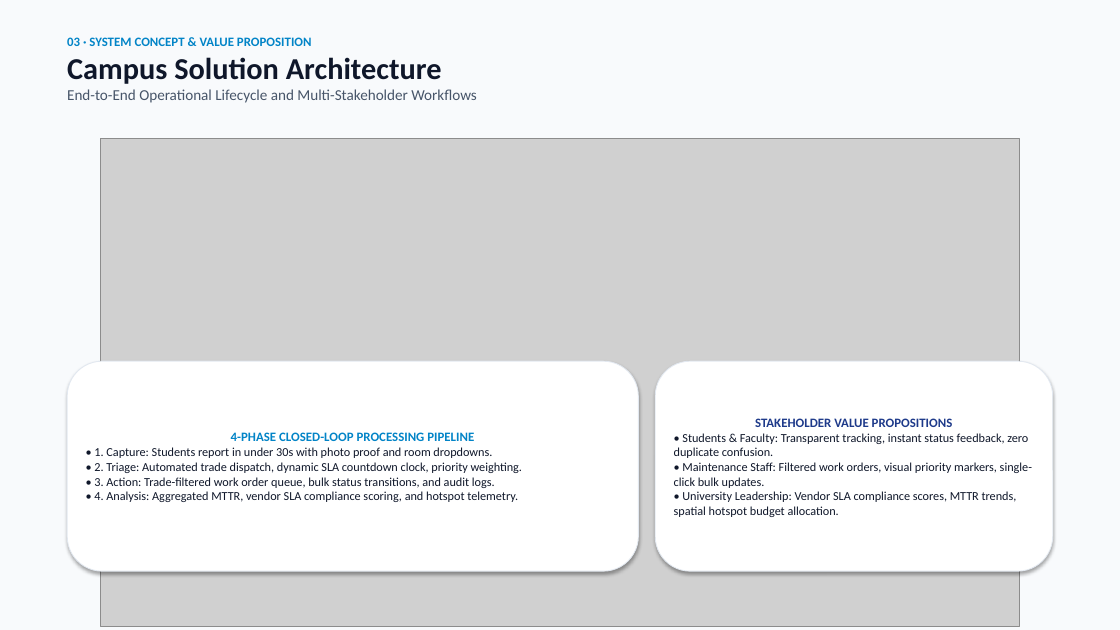
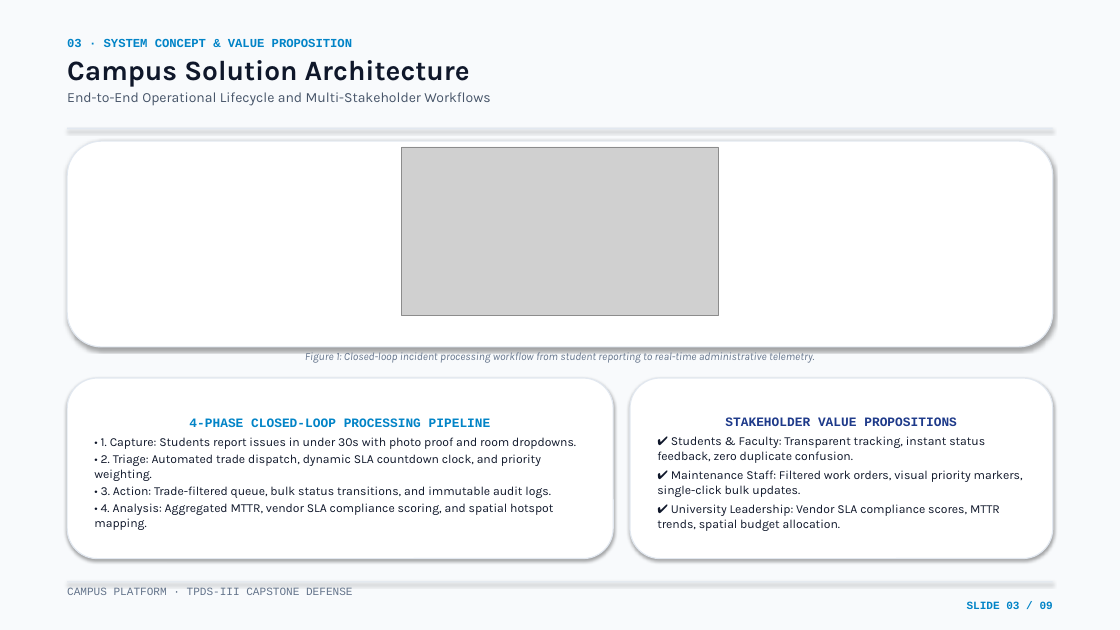
Before and after one commit to Eshan-Jogwar/tpds-3-final-semester-rpoject, a slide deck: slide 3 of presentation/Campus_Presentation_Editable.pptx. Drawn at 1120x630 pixels with LibreOffice and Linux fonts; fonts in the diff are those of the drawing; grey boxes stand for pictures. Boxes give left, top, right and bottom in pixels: in the first picture for what was removed or moved away, otherwise in the second. Text is boxed around its words. In the diff, an @@ line names an element or a change of style, - is before the commit and + after.

Commit message:
fix(presentation): generate native editable PowerPoint presentation with proper layout and remove floating deck controls

```diff
--- a/presentation/Campus_Presentation_Editable.pptx
+++ b/presentation/Campus_Presentation_Editable.pptx
@@ text "03 · SYSTEM CONCEPT & ..." at (67,39,490,106): size 11 to 10.5 pt, font Calibri to Courier New in "03 · SYSTEM CONCEPT & VALUE PROPOSITION"; size 26 to 24 pt in "Campus Solution Architecture"; font Calibri to Karla in "Campus Solution Architecture", "End-to-End Operational Lifecycle and Multi-Stakeholder Workf ..."; size 13 to 12 pt in "End-to-End Operational Lifecycle and Multi-Stakeholder Workf ..."; more space between paragraphs @@
@@ rectangle added at (67,128,1053,129), fill #E2E8F0 @@
@@ rounded rectangle added at (67,141,1053,347), fill #FFFFFF, outline #E2E8F0 1 pt @@
@@ picture: place and size @@
-picture at (101,139,1019,627)
+picture at (402,147,718,315)
@@ text added at (305,350,814,363), 9.5 pt, text #64748B, italic @@
+Figure 1: Closed-loop incident processing workflow from student reporting to real-time administrative telemetry.
@@ rounded rectangle "4-PHASE CLOSED-LOOP PROCESSING PIPELINE" at (67,378,613,559): outline #E2E8F0 0.75 pt to #E2E8F0 1 pt @@
@@ rounded rectangle "4-PHASE CLOSED-LOOP PROCESSING PIPELINE": place and size @@
-rounded rectangle "4-PHASE CLOSED-LOOP PROCESSING PIPELINE" at (67,361,639,571)
+rounded rectangle "4-PHASE CLOSED-LOOP PROCESSING PIPELINE" at (67,378,613,559)
@@ rounded rectangle "STAKEHOLDER VALUE PROPOSITIONS": place and size @@
-rounded rectangle "STAKEHOLDER VALUE PROPOSITIONS" at (655,361,1053,571)
+rounded rectangle "STAKEHOLDER VALUE PROPOSITIONS" at (630,378,1053,559)
@@ rounded rectangle "STAKEHOLDER VALUE PROPOSITIONS" at (630,378,1053,559): outline #E2E8F0 0.75 pt to #E2E8F0 1 pt @@
@@ text in rounded rectangle at (189,418,491,427): font Calibri to Courier New in "4-PHASE CLOSED-LOOP PROCESSING PIPELINE"; more space between paragraphs @@
@@ text in rounded rectangle at (725,417,957,426): font Calibri to Courier New in "STAKEHOLDER VALUE PROPOSITIONS"; more space between paragraphs @@
@@ text in rounded rectangle at (94,437,576,530): text changed; font Calibri to Karla @@
-• 1. Capture: Students report in under 30s with photo proof and room dropdowns.
-• 2. Triage: Automated trade dispatch, dynamic SLA countdown clock, priority weighting.
-• 3. Action: Trade-filtered work order queue, bulk status transitions, and audit logs.
-• 4. Analysis: Aggregated MTTR, vendor SLA compliance scoring, and hotspot telemetry.
+• 1. Capture: Students report issues in under 30s with photo proof and room dropdowns.
+• 2. Triage: Automated trade dispatch, dynamic SLA countdown clock, and priority weighting.
+• 3. Action: Trade-filtered queue, bulk status transitions, and immutable audit logs.
+• 4. Analysis: Aggregated MTTR, vendor SLA compliance scoring, and spatial hotspot mapping.
@@ text in rounded rectangle at (657,436,1023,531): text changed; font Calibri to Karla @@
-• Students & Faculty: Transparent tracking, instant status feedback, zero duplicate confusion.
-• Maintenance Staff: Filtered work orders, visual priority markers, single-click bulk updates.
-• University Leadership: Vendor SLA compliance scores, MTTR trends, spatial hotspot budget allocation.
+✔ Students & Faculty: Transparent tracking, instant status feedback, zero duplicate confusion.
+✔ Maintenance Staff: Filtered work orders, visual priority markers, single-click bulk updates.
+✔ University Leadership: Vendor SLA compliance scores, MTTR trends, spatial budget allocation.
@@ rectangle added at (67,581,1053,582), fill #E2E8F0 @@
@@ text added at (67,587,1053,609), 9.5 pt, text #64748B @@
+CAMPUS PLATFORM · TPDS-III CAPSTONE DEFENSE
+SLIDE 03 / 09
```
Also in this commit, not shown: 8 other slides changed, 14 other files.
